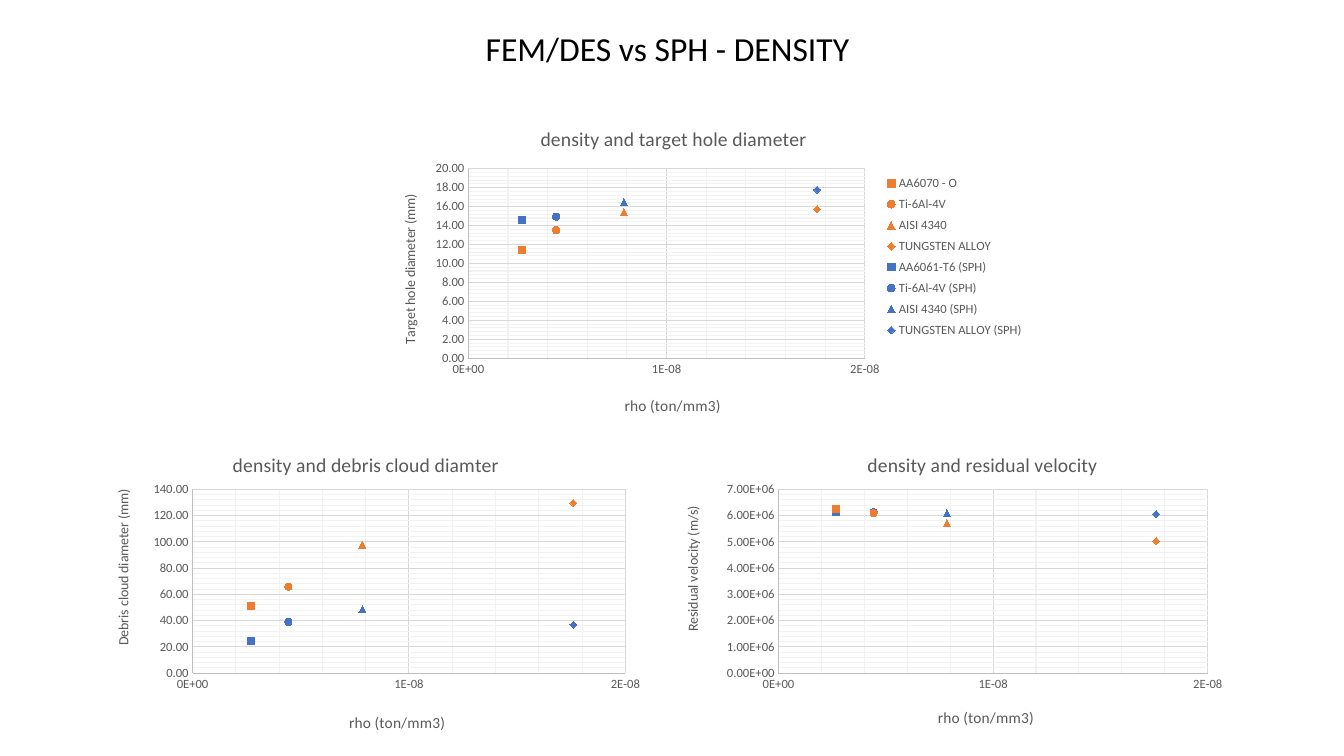
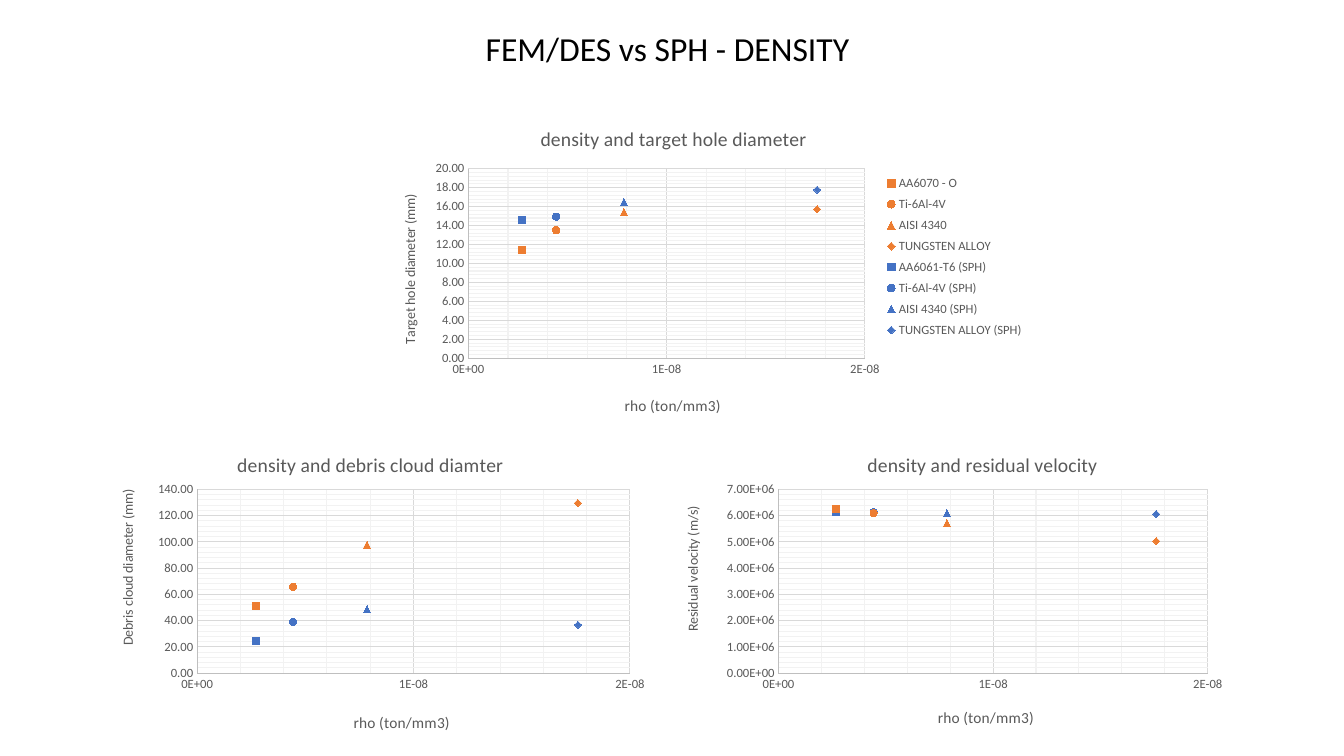
Before and after one commit to amoudes/HVI, a slide deck: slide 2 of Results_Presentation.pptx. Drawn at 1344x756 pixels with LibreOffice and Linux fonts; fonts in the diff are those of the drawing. Boxes give left, top, right and bottom in pixels: in the first picture for what was removed or moved away, otherwise in the second. Text is boxed around its words. In the diff, an @@ line names an element or a change of style, - is before the commit and + after.

```diff
--- a/Results_Presentation.pptx
+++ b/Results_Presentation.pptx
@@ scatter chart: place and size @@
-scatter chart at [101, 429, 651, 743]
+scatter chart at [105, 429, 655, 743]
```
Also in this commit, not shown: 1 slide added, 12 other files.
